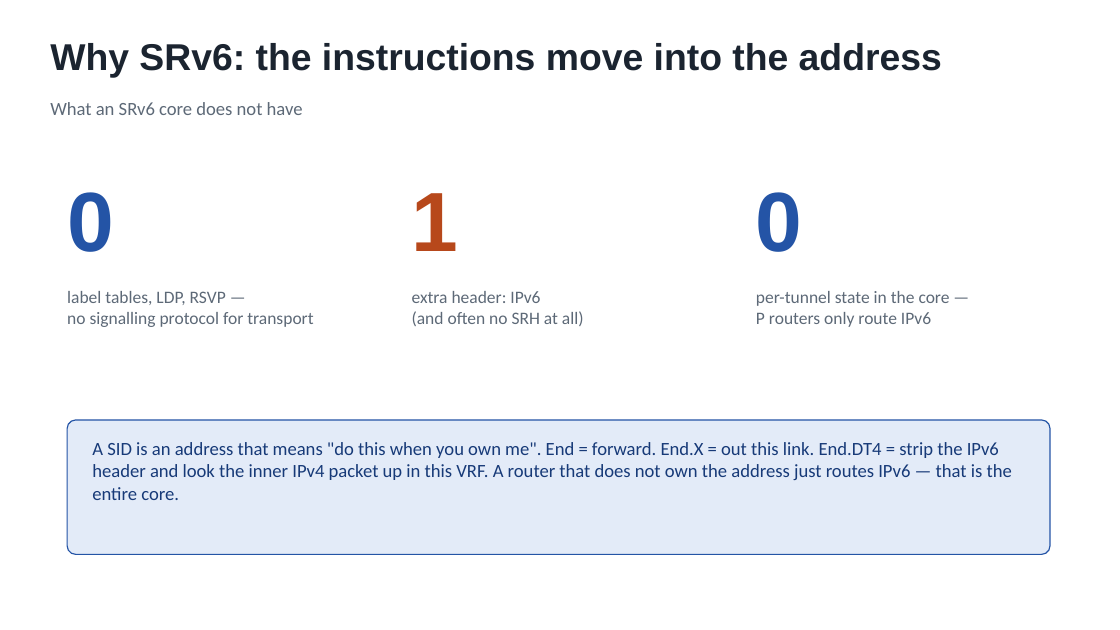
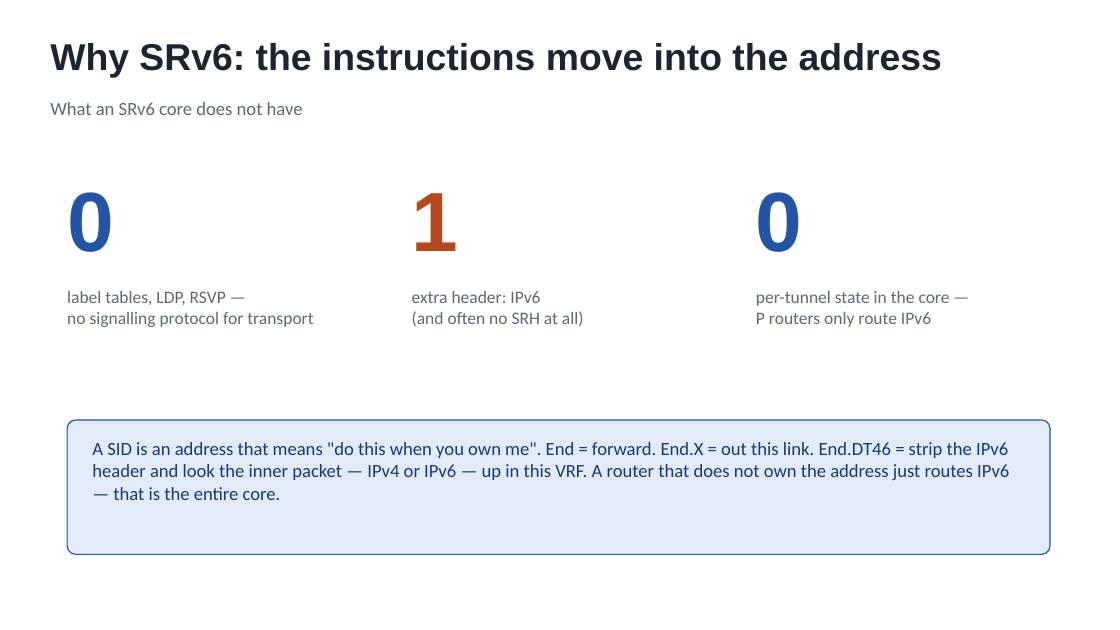
Before and after one commit to dcantor/srv6-core, a slide deck: slide 2 of docs/session/slides.pptx. Drawn at 1120x630 pixels with LibreOffice and Linux fonts; fonts in the diff are those of the drawing. Boxes give left, top, right and bottom in pixels: in the first picture for what was removed or moved away, otherwise in the second. Text is boxed around its words. In the diff, an @@ line names an element or a change of style, - is before the commit and + after.

```diff
--- a/docs/session/slides.pptx
+++ b/docs/session/slides.pptx
@@ text at [92, 442, 1009, 500]: text changed @@
-A SID is an address that means "do this when you own me". End = forward. End.X = out this link. End.DT4 = strip the IPv6 header and look the inner IPv4 packet up in this VRF. A router that does not own the address just routes IPv6 — that is the entire core.
+A SID is an address that means "do this when you own me". End = forward. End.X = out this link. End.DT46 = strip the IPv6 header and look the inner packet — IPv4 or IPv6 — up in this VRF. A router that does not own the address just routes IPv6 — that is the entire core.
```
Also in this commit, not shown: 8 other slides changed, 43 other files.
